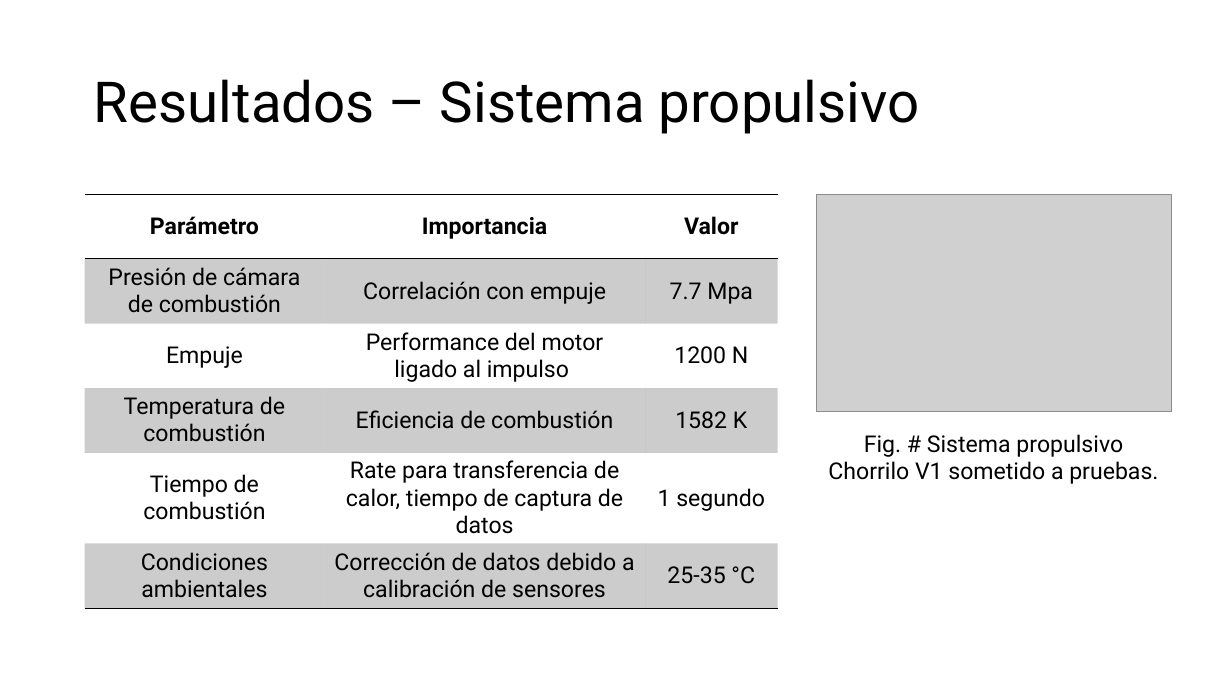
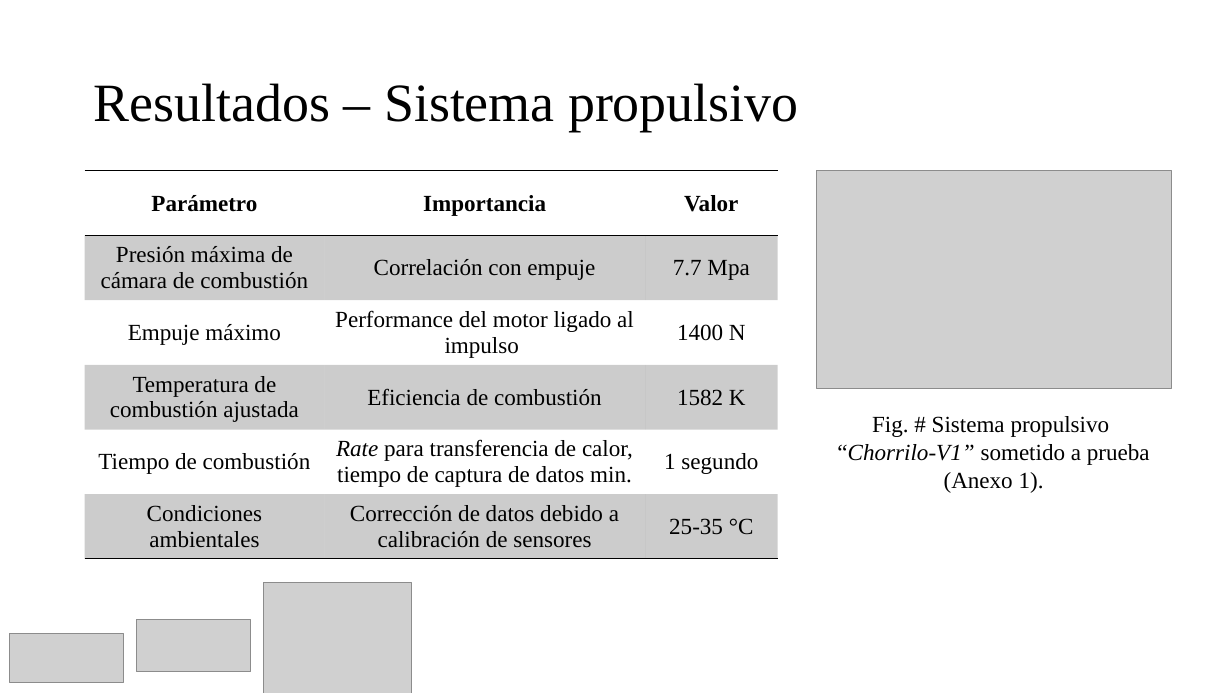
Before and after one commit to Archimedean2345/The-thermal-repository, a slide deck: slide 10 of PIAE2-Presentacion Tecnica.pptx. Drawn at 1232x693 pixels with LibreOffice and Linux fonts; fonts in the diff are those of the drawing; grey boxes stand for pictures. Boxes give left, top, right and bottom in pixels: in the first picture for what was removed or moved away, otherwise in the second. Text is boxed around its words. In the diff, an @@ line names an element or a change of style, - is before the commit and + after.

```diff
--- a/PIAE2-Presentacion Tecnica.pptx
+++ b/PIAE2-Presentacion Tecnica.pptx
@@ title "Resultados – Sistema propulsivo" at bbox=[94, 83, 799, 131]: size 44 to 42 pt, font Roboto to Times New Roman @@
@@ table at bbox=[85, 171, 778, 559] @@
-row 2, column 1: Presión de cámara de combustión
+row 2, column 1: Presión máxima de cámara de combustión
-row 3, column 1: Empuje
+row 3, column 1: Empuje máximo
-row 3, column 3: 1200 N
+row 3, column 3: 1400 N
-row 4, column 1: Temperatura de combustión
+row 4, column 1: Temperatura de combustión ajustada
-row 5, column 2: Rate para transferencia de calor, tiempo de captura de datos
+row 5, column 2: Rate para transferencia de calor, tiempo de captura de datos min.
@@ font Roboto to Times New Roman in "Parámetro", "Importancia", "Valor", "Correlación con empuje" and 9 more places @@
@@ table: place and size @@
-table at bbox=[85, 194, 778, 693]
+table at bbox=[85, 171, 778, 559]
@@ picture: place and size @@
-picture at bbox=[816, 194, 1171, 411]
+picture at bbox=[816, 171, 1171, 388]
@@ text at bbox=[837, 416, 1150, 493]: text changed; font Roboto to Times New Roman @@
-Fig. # Sistema propulsivo Chorrilo V1 sometido a pruebas.
+Fig. # Sistema propulsivo
+“Chorrilo-V1” sometido a prueba (Anexo 1).
@@ picture added at bbox=[263, 582, 411, 693] @@
@@ picture added at bbox=[136, 620, 250, 672] @@
@@ picture added at bbox=[9, 634, 124, 683] @@
```
Also in this commit, not shown: 13 other slides changed, 1 slide added, 1 slide removed.
